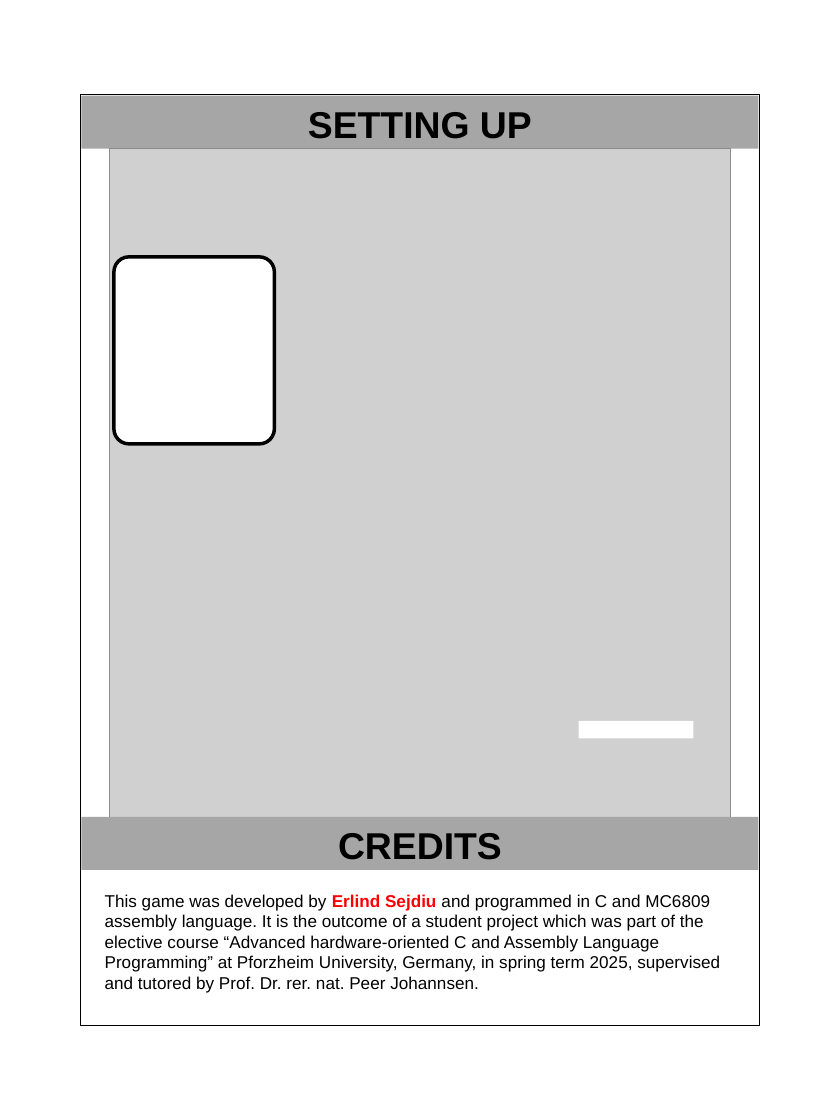
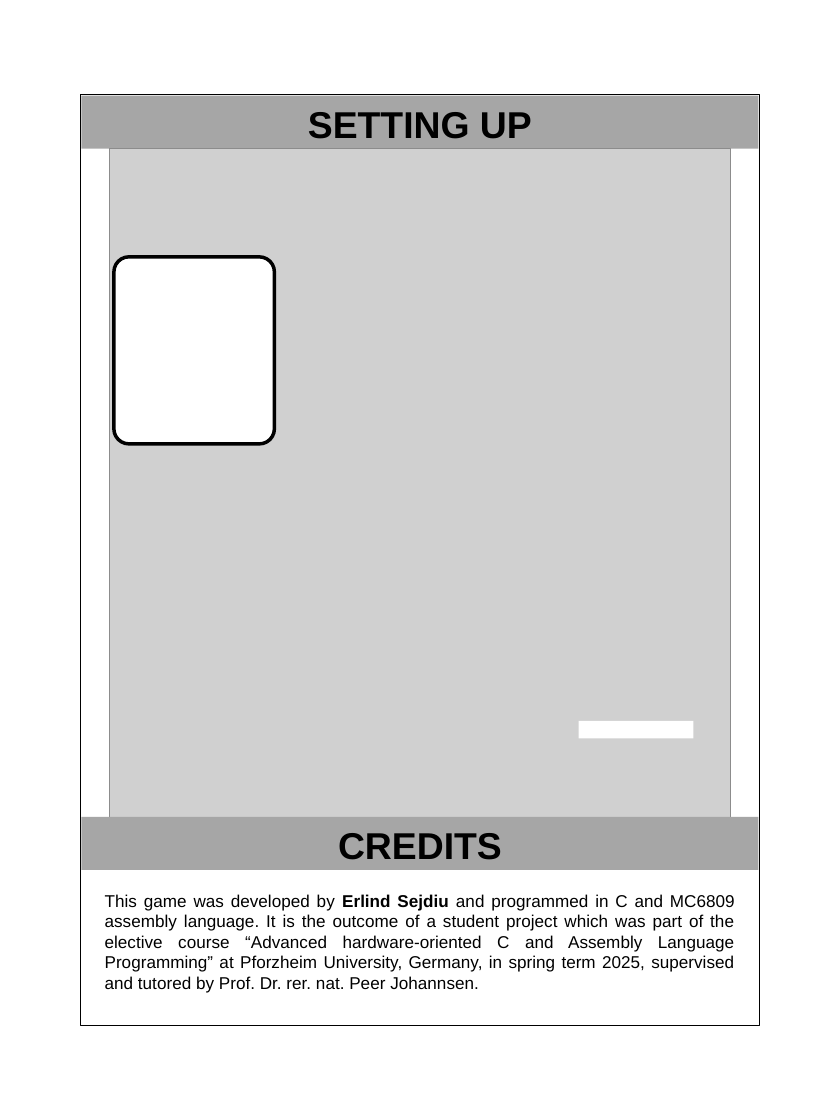
Before and after one commit to ErlindS/NeuroVector, a slide deck: slide 7 of Vectrex/projects/NeuroVector/manual/manual_template.pptx (slide 6 before the commit). Drawn at 840x1120 pixels with LibreOffice and Linux fonts; fonts in the diff are those of the drawing; grey boxes stand for pictures. Boxes give left, top, right and bottom in pixels: in the first picture for what was removed or moved away, otherwise in the second. Text is boxed around its words. In the diff, an @@ line names an element or a change of style, - is before the commit and + after.

```diff
--- a/Vectrex/projects/NeuroVector/manual/manual_template.pptx
+++ b/Vectrex/projects/NeuroVector/manual/manual_template.pptx
@@ text "This game was developed by ..." at [105, 894, 735, 993]: text colour #FF0000 to #000000 in "Erlind Sejdiu"; alignment left to justified @@
```
Also in this commit, not shown: 4 other slides changed, 1 slide added, 51 other files.
